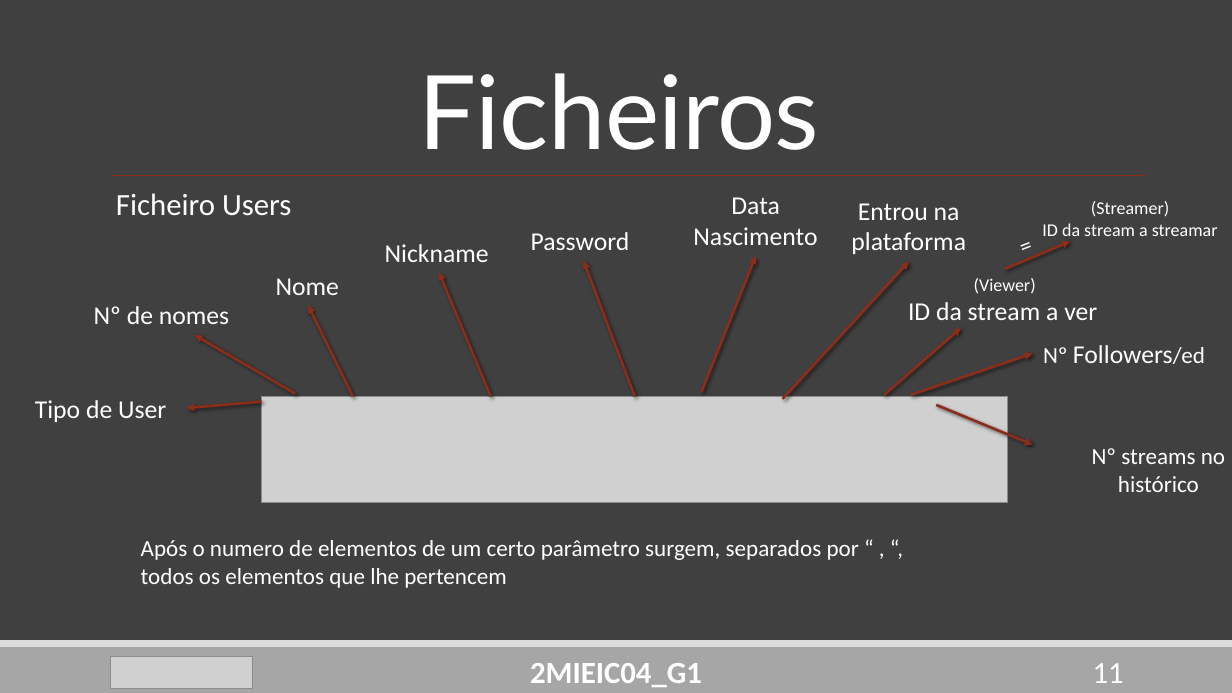
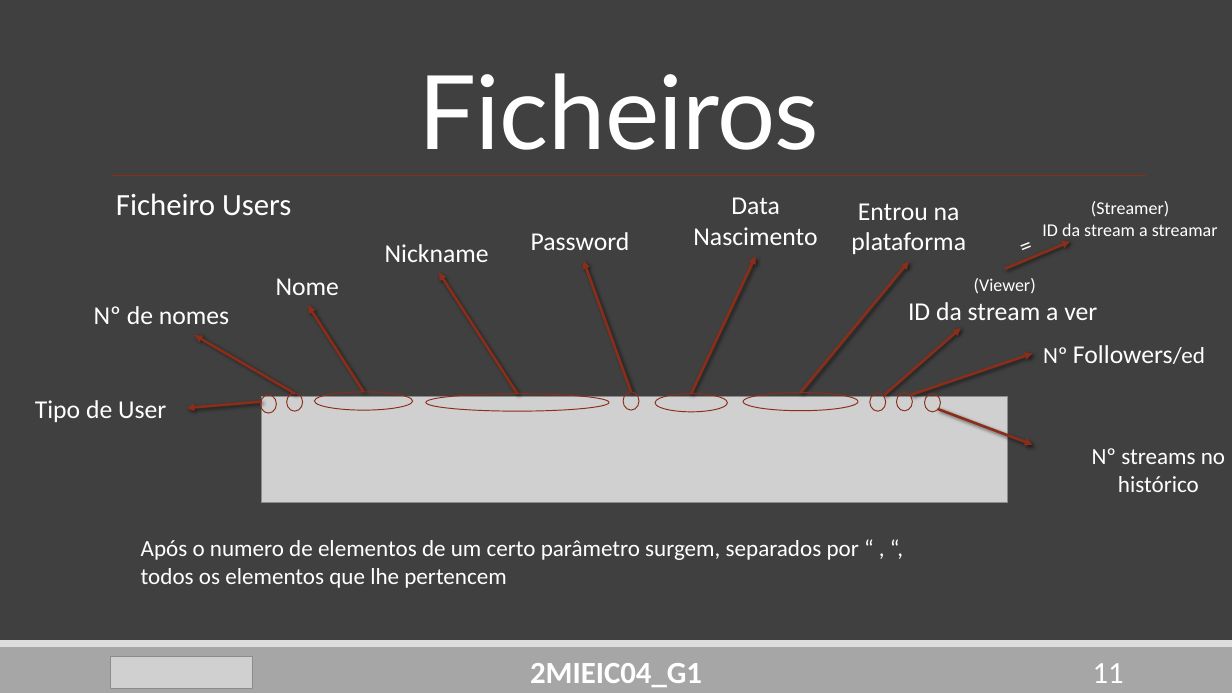
Before and after one commit to DoStini/FEUP-AEDA-proj, a slide deck: slide 11 of StreamZ_Apresentation4.pptx. Drawn at 1232x693 pixels with LibreOffice and Linux fonts; fonts in the diff are those of the drawing; grey boxes stand for pictures. Boxes give left, top, right and bottom in pixels: in the first picture for what was removed or moved away, otherwise in the second. Text is boxed around its words. In the diff, an @@ line names an element or a change of style, - is before the commit and + after.

Commit message:
pp update

```diff
--- a/StreamZ_Apresentation4.pptx
+++ b/StreamZ_Apresentation4.pptx
@@ arrow moved from (635, 396) - (584, 261) to (631, 392) - (584, 261) @@
@@ arrow moved from (701, 392) - (756, 256) to (691, 394) - (756, 256) @@
@@ arrow moved from (783, 399) - (909, 262) to (800, 393) - (909, 262) @@
@@ arrow moved from (491, 396) - (439, 273) to (518, 394) - (439, 273) @@
@@ arrow moved from (353, 396) - (308, 305) to (363, 392) - (308, 305) @@
@@ ellipse added at (261, 395, 276, 413), outline #8C2D19 0.75 pt @@
@@ ellipse added at (287, 393, 302, 411), outline #8C2D19 0.75 pt @@
@@ ellipse added at (314, 392, 412, 410), outline #8C2D19 0.75 pt @@
@@ ellipse added at (426, 394, 609, 411), outline #8C2D19 0.75 pt @@
@@ ellipse added at (623, 392, 639, 410), outline #8C2D19 0.75 pt @@
@@ ellipse added at (655, 394, 727, 412), outline #8C2D19 0.75 pt @@
@@ ellipse added at (743, 393, 858, 411), outline #8C2D19 0.75 pt @@
@@ ellipse added at (870, 393, 885, 411), outline #8C2D19 0.75 pt @@
@@ ellipse added at (897, 393, 912, 411), outline #8C2D19 0.75 pt @@
@@ ellipse added at (925, 394, 941, 412), outline #8C2D19 0.75 pt @@
@@ arrow moved from (936, 405) - (1032, 445) to (938, 409) - (1032, 445) @@
```
Also in this commit, not shown: 2 other slides changed.
